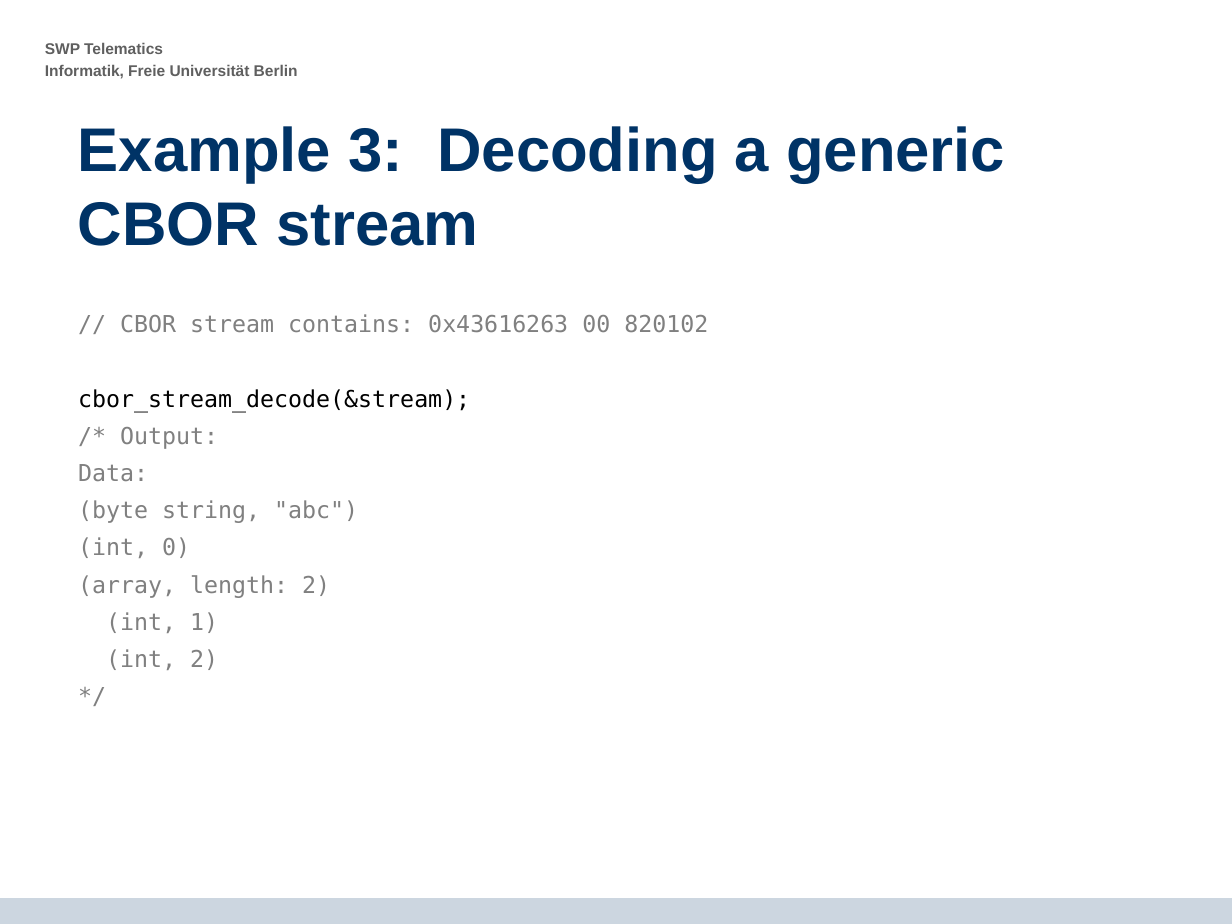
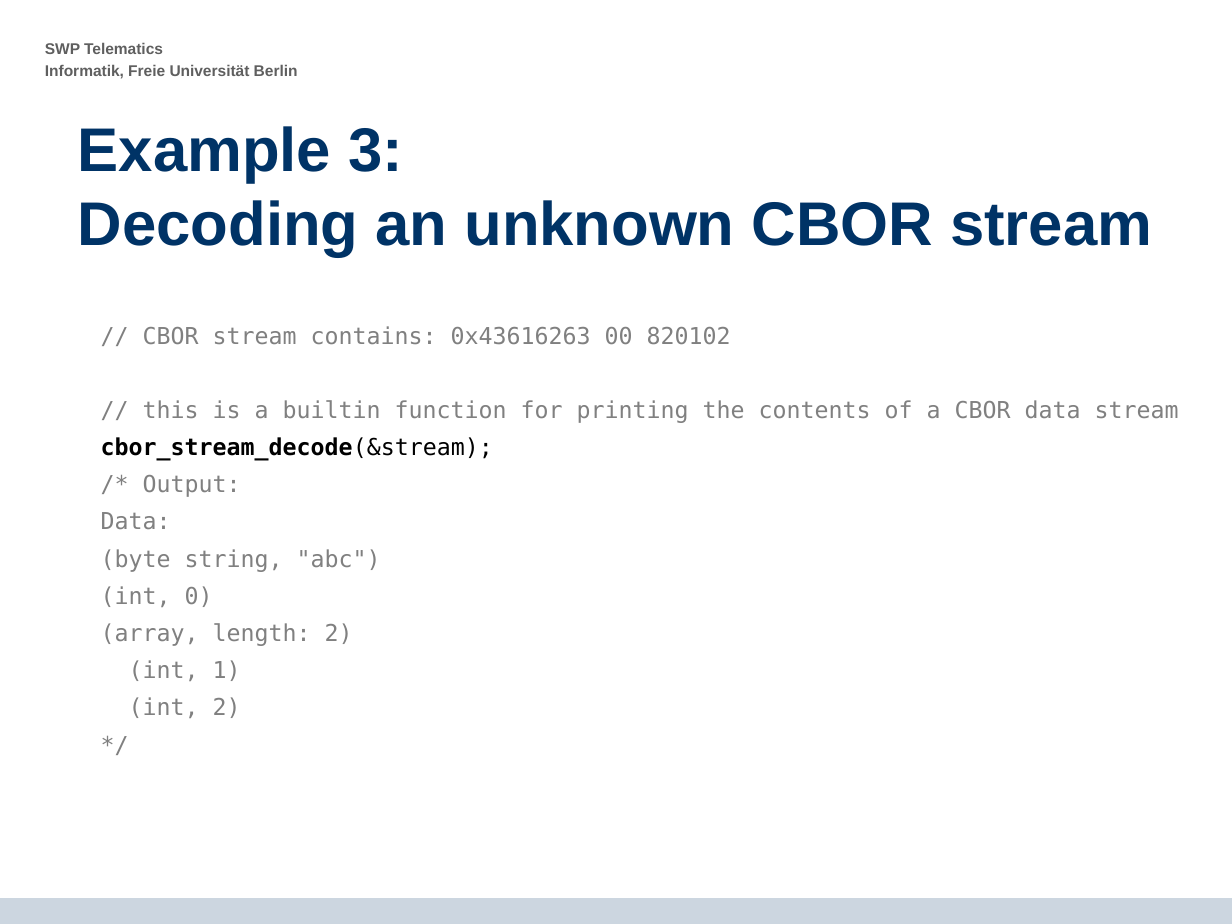
Before and after one commit to krf/cbor-for-riot, a slide deck: slide 27 of CBOR-Presentation_2014-07-15_final_presentation_v5.odp (slide 29 before the commit). Drawn at 1232x924 pixels with LibreOffice and Linux fonts; fonts in the diff are those of the drawing; background and template pictures are left out. Boxes give left, top, right and bottom in pixels: in the first picture for what was removed or moved away, otherwise in the second. Text is boxed around its words. In the diff, an @@ line names an element or a change of style, - is before the commit and + after.

```diff
--- a/CBOR-Presentation_2014-07-15_final_presentation_v5.odp
+++ b/CBOR-Presentation_2014-07-15_final_presentation_v5.odp
@@ title at [78, 126, 1152, 257]: text changed @@
-Example 3: Decoding a generic CBOR stream
+Example 3:
+Decoding an unknown CBOR stream
@@ text "// CBOR stream contains: 0x43616263 ...": place and size @@
-text "// CBOR stream contains: 0x43616263 ..." at [78, 314, 708, 670]
+text "// CBOR stream contains: 0x43616263 ..." at [101, 326, 1179, 718]
@@ text at [143, 400, 1179, 423]: paragraph added @@
+// this is a builtin function for printing the contents of a CBOR data stream
@@ text at [101, 437, 493, 461]: bold on in "cbor_stream_decode(&stream);" @@
```
Also in this commit, not shown: 18 other slides changed, 3 slides added, 1 slide removed.
